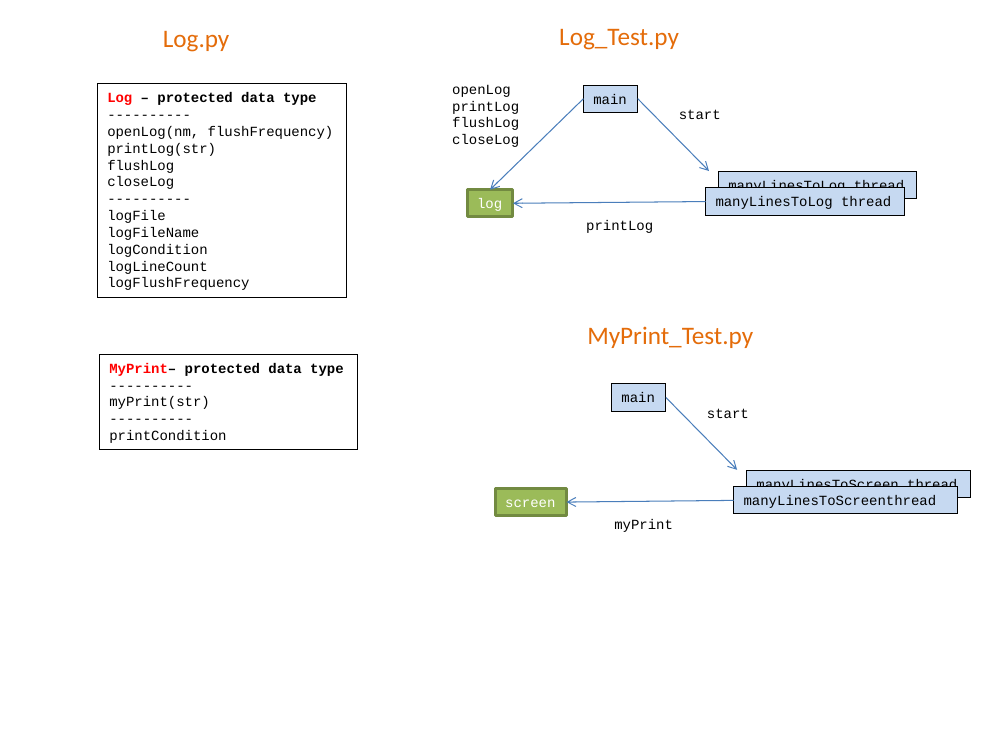
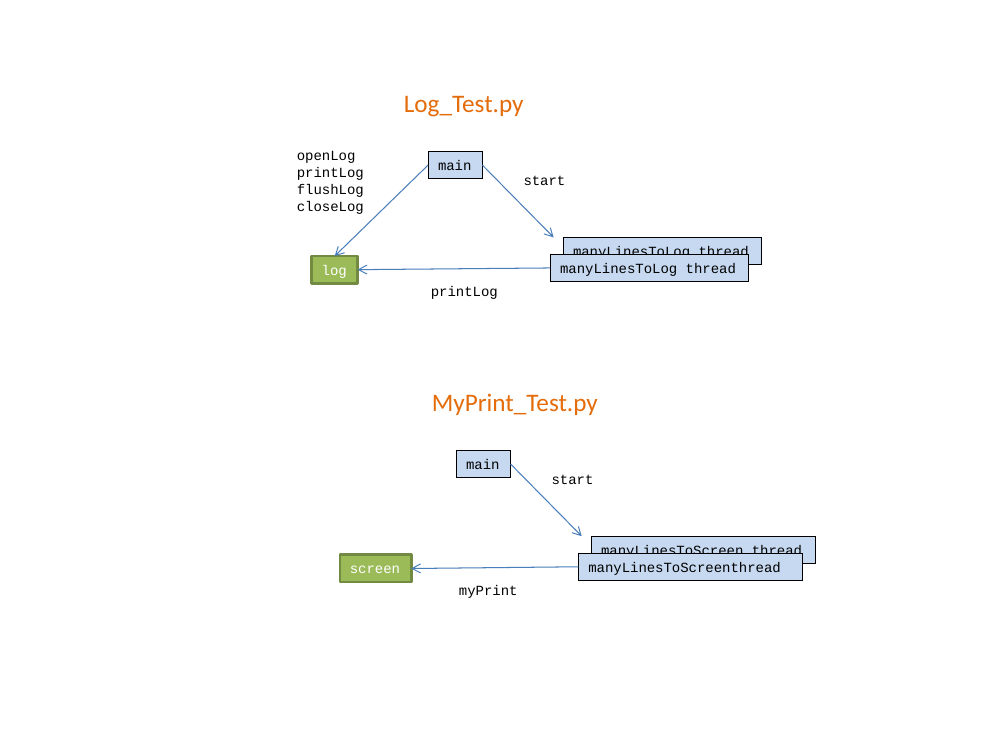
Before and after one commit to mlozborne/motin, a slide deck: slide 3 of Scripting/ScriptingDocumenation/DesignDiagrams.pptx. Drawn at 1008x756 pixels with LibreOffice and Linux fonts; fonts in the diff are those of the drawing. Boxes give left, top, right and bottom in pixels: in the first picture for what was removed or moved away, otherwise in the second. Text is boxed around its words. In the diff, an @@ line names an element or a change of style, - is before the commit and + after.

```diff
--- a/Scripting/ScriptingDocumenation/DesignDiagrams.pptx
+++ b/Scripting/ScriptingDocumenation/DesignDiagrams.pptx
@@ text removed at bbox=[163, 30, 230, 52] @@
-Log.py
@@ rectangle removed at bbox=[98, 84, 347, 297] @@
-Log – protected data type
-----------
-openLog(nm, flushFrequency)
-printLog(str)
-flushLog
-closeLog
-----------
-logFile
-logFileName
-logCondition
-logLineCount
-logFlushFrequency
@@ rectangle removed at bbox=[100, 354, 358, 449] @@
-MyPrint– protected data type
-----------
-myPrint(str)
-----------
-printCondition
@@ 8 rectangles, 7 texts, 5 arrows: place and size @@
-8 rectangles, 7 texts, 5 arrows at bbox=[452, 28, 971, 532]
+8 rectangles, 7 texts, 5 arrows at bbox=[297, 95, 815, 598]
```
Also in this commit, not shown: 5 other slides changed, 2 slides removed, 1 other file.
